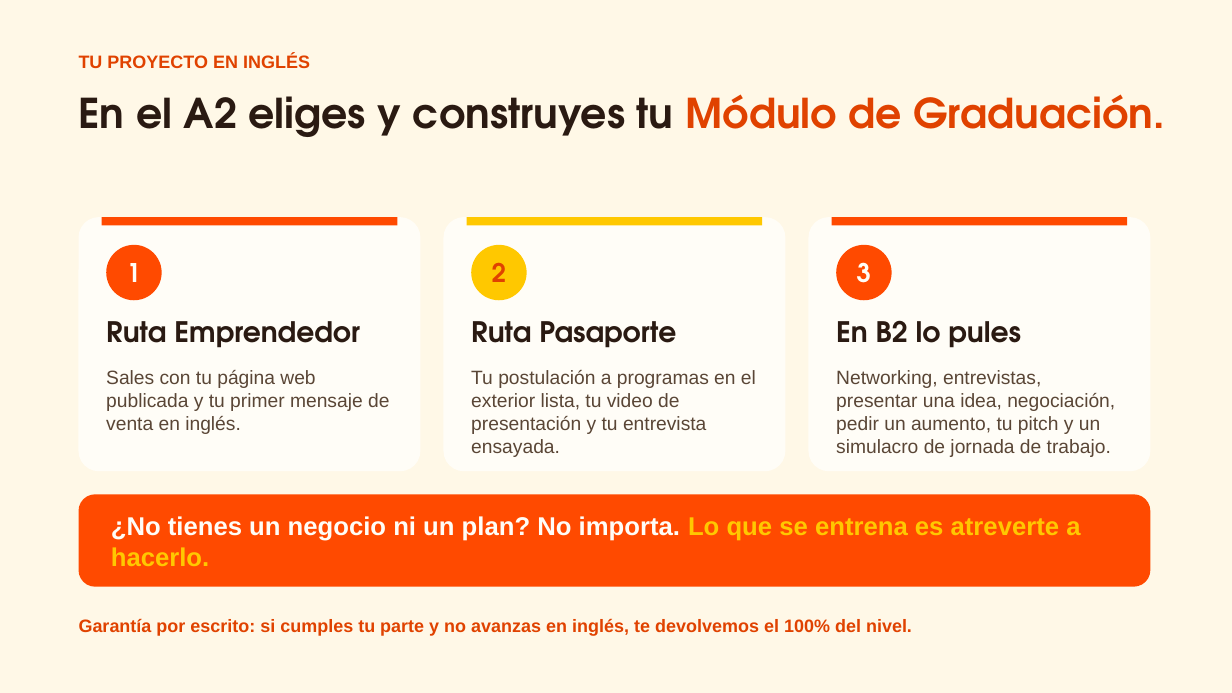
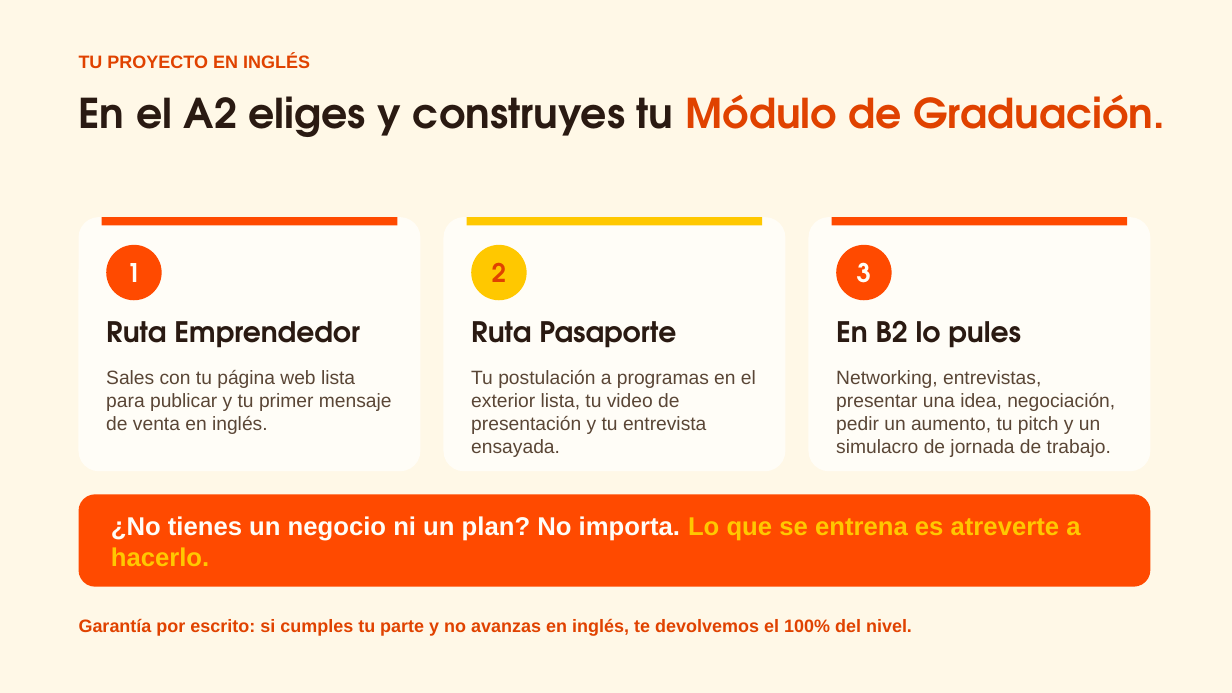
Before and after one commit to gomezrdiana/Plan-academico, a slide deck: slide 2 of recursos/comercial/productos/NICHO_COLEGIOS/SLIDES_COLEGIO_3.pptx. Drawn at 1232x693 pixels with LibreOffice and Linux fonts; fonts in the diff are those of the drawing. Boxes give left, top, right and bottom in pixels: in the first picture for what was removed or moved away, otherwise in the second. Text is boxed around its words. In the diff, an @@ line names an element or a change of style, - is before the commit and + after.

```diff
--- a/recursos/comercial/productos/NICHO_COLEGIOS/SLIDES_COLEGIO_3.pptx
+++ b/recursos/comercial/productos/NICHO_COLEGIOS/SLIDES_COLEGIO_3.pptx
@@ text at bbox=[106, 370, 392, 434]: text changed @@
-Sales con tu página web publicada y tu primer mensaje de venta en inglés.
+Sales con tu página web lista para publicar y tu primer mensaje de venta en inglés.
```
Also in this commit, not shown: 3 other files.
